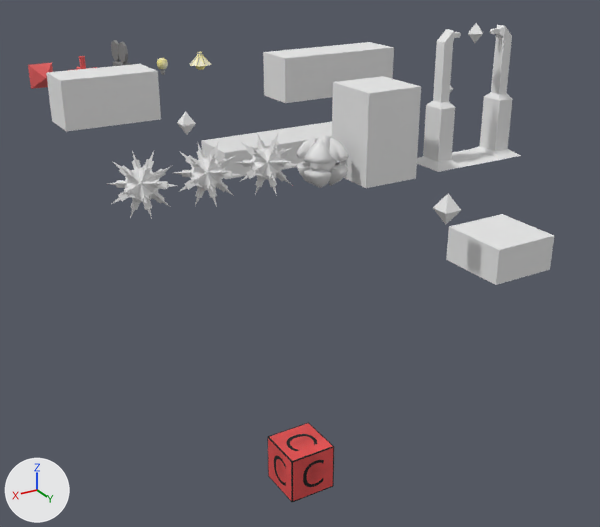
What one commit did to the Blender file etc/blend/Objects.blend.
Camera for both pictures: a 50 mm lens placed at (7.36, 12.24, 4.09), pointed at (-0.7, -1.19, -2.62). Lighting does not change. The marker at lower left points along +X, +Y and +Z. Objects named as collision shapes, trigger or cutter boxes, shadow casters or lower levels of detail are left out.

Objects in the first picture: 'Bomb', 'Checkpoint', 'ConcaveStaticBrush', 'Controller', 'Crate', 'GreenBomb', 'MovingBomb', 'MovingBrush', 'Player', 'RigidBody', 'Switch', 'Template_Pad'.
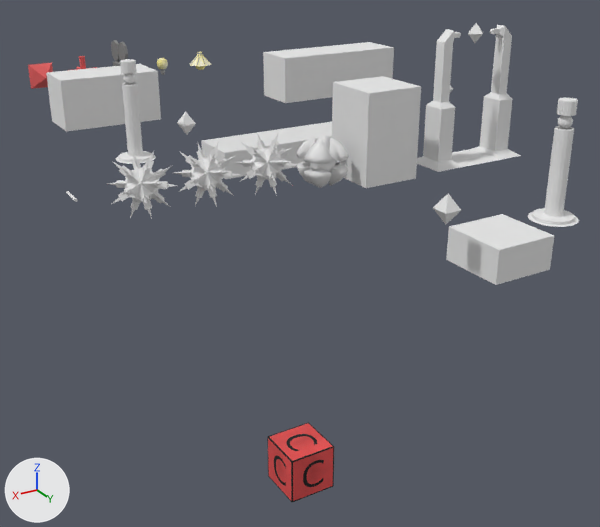
Where the newer file only moved an object's origin or applied its transform, the numbers keep the older frame.

Patch to the scene script:
```diff
--- a/etc/blend/Objects.blend.py
+++ b/etc/blend/Objects.blend.py
@@ me_bullet @@
+me_bullet.from_pydata(...)  # a 6-sided cylinder along y spanning x -0.019..0.019, y -0.2..0.2, z -0.019..0.019
+me_bullet.materials.append(mat_dummy)  # its picture is missing
@@ me_mesh_turretbase @@
+me_mesh_turretbase.from_pydata(...)  # 162 vertices, 176 faces; spans x -0.356..0.356, y -0.356..0.356, z -0.5..0.81
+me_mesh_turretbase.materials.append(mat_dummy)  # its picture is missing
@@ me_mesh_turrettop @@
+me_mesh_turrettop.from_pydata(...)  # 386 vertices, 430 faces; spans x -0.13..0.13, y -0.13..0.13, z 0.68..1.2
+me_mesh_turrettop.materials.append(mat_dummy)  # its picture is missing
@@ me_turret @@
+me_turret.from_pydata(...)  # 548 vertices, 606 faces; spans x -0.36..0.36, y -0.36..0.36, z -0.5..1.2
+me_turret.materials.append(mat_dummy)  # its picture is missing
@@ ob_bullet @@
+ob_bullet = bpy.data.objects.new('Bullet', me_bullet)
+ob_bullet.location = (4.5, 1.5, 0.5)
@@ ob_mesh_turretbase @@
+ob_mesh_turretbase = bpy.data.objects.new('Mesh_TurretBase', me_mesh_turretbase)
+ob_mesh_turretbase.location = (-1.5, 4.5, 0.5)
@@ ob_mesh_turrettop @@
+ob_mesh_turrettop = bpy.data.objects.new('Mesh_TurretTop', me_mesh_turrettop)
+ob_mesh_turrettop.location = (-1.5, 4.5, 0.5)
@@ ob_turret @@
+ob_turret = bpy.data.objects.new('Turret', me_turret)
+ob_turret.location = (2.5, -1.5, 0.5)
```

What differs and where, as boxes (x1, y1, x2, y2) in the pictures (600 x 527 px):
'Mesh_TurretBase', added: after (528, 126, 579, 227)
'Turret', added: after (116, 59, 156, 164)
'Mesh_TurretTop', added: after (557, 98, 578, 130)
'Bullet', added: after (66, 191, 78, 202)
